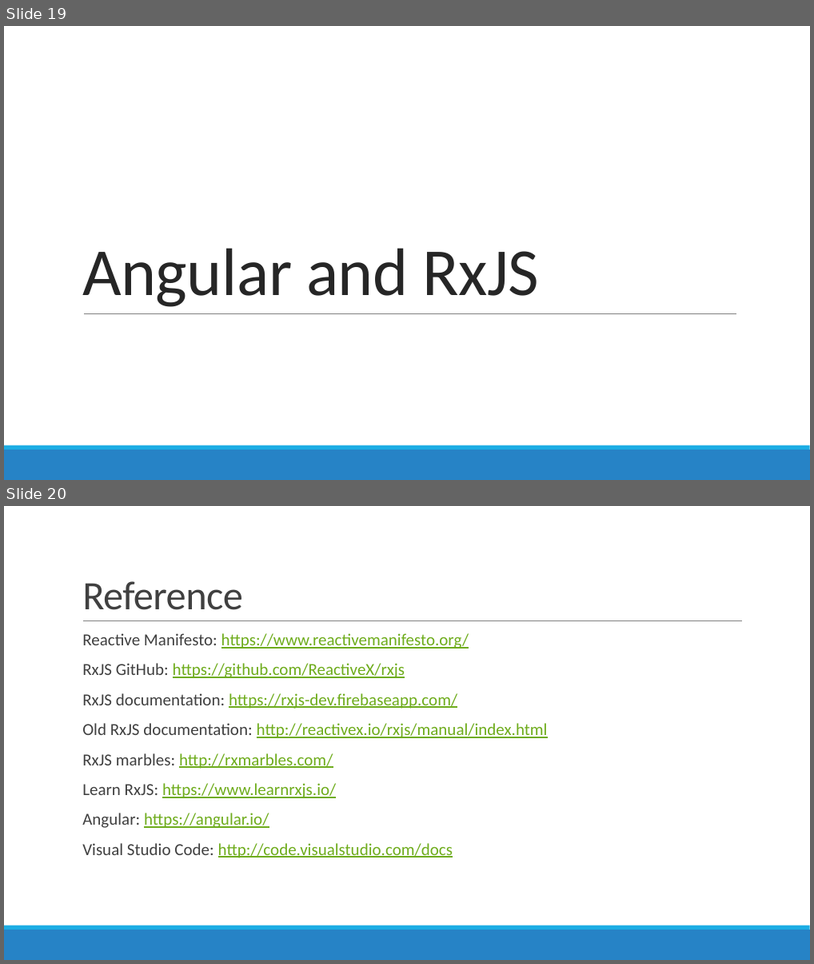
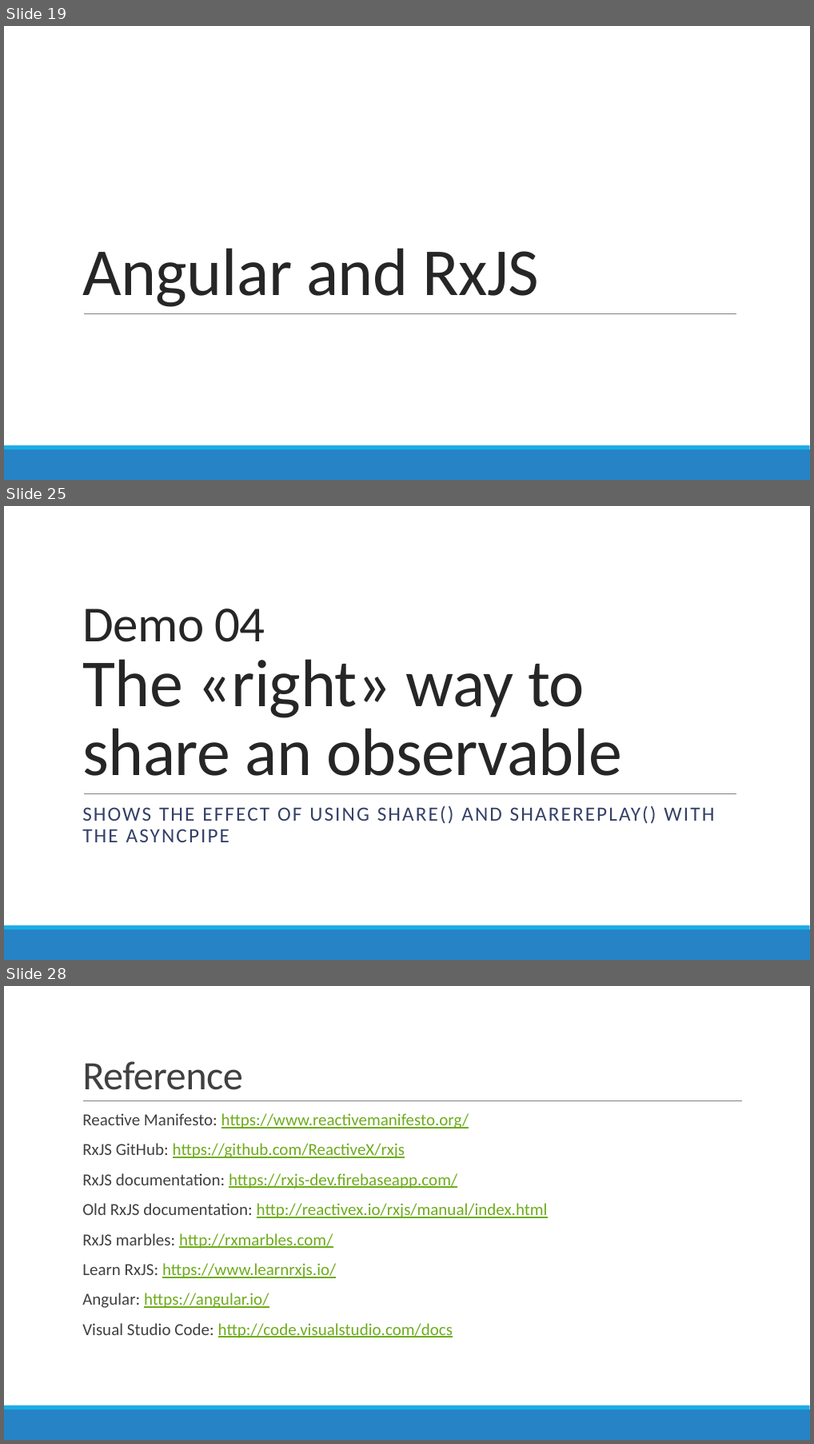
Before and after one commit to AGiorgetti/rxjs101, a slide deck: ReactiveProgramming_RxJS.pptx. Shown one above the other, each under a label of ours: slides 19 and 20 before the commit, slides 19, 25 and 28 after it; the slides between them are not shown. The pictures are 814x964 and 814x1444 pixels, drawn with LibreOffice and Linux fonts; fonts in the diff are those of the drawing. Boxes give left, top, right and bottom in pixels: in the first picture for what was removed or moved away, otherwise in the second. Text is boxed around its words. In the diff, an @@ line names an element or a change of style, - is before the commit and + after.

```diff
--- a/ReactiveProgramming_RxJS.pptx
+++ b/ReactiveProgramming_RxJS.pptx
@@ slide 25 added at bbox=[4, 506, 810, 960], background #FFFFFF; not listed: 3 template elements that a slide beside it also shows @@
@@ title added at bbox=[82, 608, 622, 776], 80 pt, text #262626 @@
+Demo 04
+The «right» way to share an observable
@@ text added at bbox=[82, 806, 714, 842], 24 pt, text #344068 @@
+SHOWS THE EFFECT OF USING SHARE() AND SHAREREPLAY() WITH THE ASYNCPIPE
@@ what was slide 20 is now slide 28 @@
```
Also in this commit, not shown: 1 slide changed, 7 other slides added, 7 other files.
